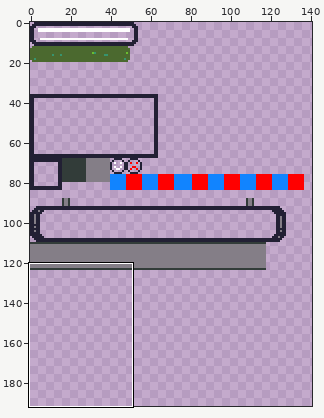
Edited in one commit: sprite sheet (src/public/assets/img/ui/ui.png). The first picture is a wide view before the edit; the outline marks the close-up.
Close-up. Old version:
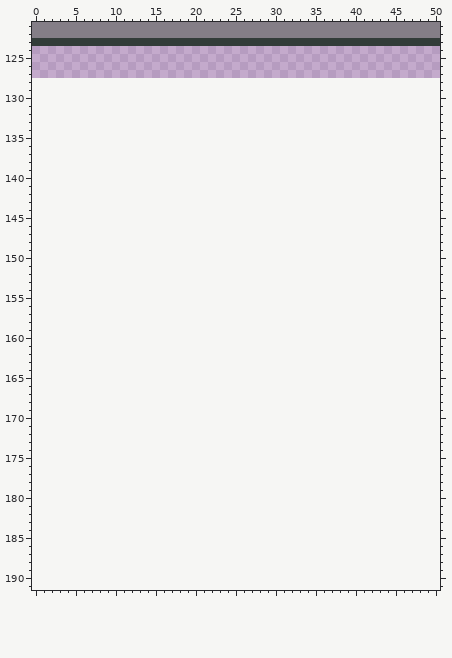
The file is 144x128 pixels. Shown: x 0..50, y 121..191. The old version is drawn lined up with the new one, on the new canvas. The wide view leaves out empty margins.
The same view after the edit:
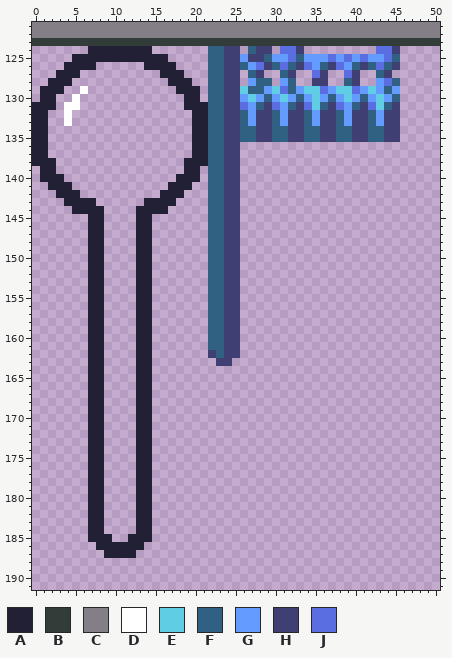
Palette (. is transparent): A #222034  B #323c39  C #847e87  D #ffffff  E #5fcde4  F #306082  G #639bff  H #3f3f74  J #5b6ee1
Log entry: added animation on kelvinbar
Edits made:
canvas 144x128 -> 144x256
@@ x 0..50 @@
 123 BBBBBBBBBBBBBBBBBBBBBBBBBBBBBBBBBBBBBBBBBBBBBBBBBBB
-124 ...................................................
-125 ...................................................
-126 ...................................................
-127 ...................................................
-128 ...................................................
-129 ...................................................
-130 ...................................................
-131 ...................................................
-132 ...................................................
-133 ...................................................
-134 ...................................................
-135 ...................................................
-136 ...................................................
-137 ...................................................
-138 ...................................................
-139 ...................................................
-140 ...................................................
-141 ...................................................
-142 ...................................................
-143 ...................................................
-144 ...................................................
-145 ...................................................
-146 ...................................................
-147 ...................................................
-148 ...................................................
-149 ...................................................
-150 ...................................................
-151 ...................................................
-152 ...................................................
-153 ...................................................
-154 ...................................................
-155 ...................................................
-156 ...................................................
-157 ...................................................
-158 ...................................................
-159 ...................................................
-160 ...................................................
-161 ...................................................
-162 ...................................................
-163 ...................................................
-164 ...................................................
-165 ...................................................
-166 ...................................................
-167 ...................................................
-168 ...................................................
-169 ...................................................
-170 ...................................................
-171 ...................................................
-172 ...................................................
-173 ...................................................
-174 ...................................................
-175 ...................................................
-176 ...................................................
-177 ...................................................
-178 ...................................................
-179 ...................................................
-180 ...................................................
-181 ...................................................
-182 ...................................................
-183 ...................................................
-184 ...................................................
-185 ...................................................
-186 ...................................................
-187 ...................................................
+124 .......AAAAAAAA.......FFHH.FHH.JJH.........JJH.....
+125 .....AAAAAAAAAAAA.....FFHHGHHFGGJFGGGJGJGJGGJF.....
+126 ....AAAA......AAAA....FFHHFGJHFJFHJGFHJGFHFJFH.....
+127 ...AAA..........AAA...FFHH.FH..FH..JH..JH..FH......
+128 ..AAA............AAA..FFHH.GFF.GF..HH..FH..GJF.....
+129 .AAA..D...........AAA.FFHHEFFGEJFGEEJGEEJGEGFG.....
+130 .AA..D.............AA.FFHHGEGFGEGFGEGFGEGFGEGF.....
+131 AAA.DD.............AAAFFHHJGFHJGFHJEFHJGFHJEFH.....
+132 AA..D...............AAFFHHFGHHFGHHFGHHFGHHFGHH.....
+133 AA..D...............AAFFHHFGHHFGHHFGHHFGHHFGHH.....
+134 AA..................AAFFHHFFHHFFHHFFHHFFHHFFHH.....
+135 AA..................AAFFHHFFHHFFHHFFHHFFHHFFHH.....
+136 AA..................AAFFHH.........................
+137 AA..................AAFFHH.........................
+138 AAA................AAAFFHH.........................
+139 .AA................AA.FFHH.........................
+140 .AAA..............AAA.FFHH.........................
+141 ..AAA............AAA..FFHH.........................
+142 ...AAA..........AAA...FFHH.........................
+143 ....AAAA......AAAA....FFHH.........................
+144 .....AAAA....AAAA.....FFHH.........................
+145 .......AA....AA.......FFHH.........................
+146 .......AA....AA.......FFHH.........................
+147 .......AA....AA.......FFHH.........................
+148 .......AA....AA.......FFHH.........................
+149 .......AA....AA.......FFHH.........................
+150 .......AA....AA.......FFHH.........................
+151 .......AA....AA.......FFHH.........................
+152 .......AA....AA.......FFHH.........................
+153 .......AA....AA.......FFHH.........................
+154 .......AA....AA.......FFHH.........................
+155 .......AA....AA.......FFHH.........................
+156 .......AA....AA.......FFHH.........................
+157 .......AA....AA.......FFHH.........................
+158 .......AA....AA.......FFHH.........................
+159 .......AA....AA.......FFHH.........................
+160 .......AA....AA.......FFHH.........................
+161 .......AA....AA.......FFHH.........................
+162 .......AA....AA.......HFHH.........................
+163 .......AA....AA........HH..........................
+164 .......AA....AA....................................
+165 .......AA....AA....................................
+166 .......AA....AA....................................
+167 .......AA....AA....................................
+168 .......AA....AA....................................
+169 .......AA....AA....................................
+170 .......AA....AA....................................
+171 .......AA....AA....................................
+172 .......AA....AA....................................
+173 .......AA....AA....................................
+174 .......AA....AA....................................
+175 .......AA....AA....................................
+176 .......AA....AA....................................
+177 .......AA....AA....................................
+178 .......AA....AA....................................
+179 .......AA....AA....................................
+180 .......AA....AA....................................
+181 .......AA....AA....................................
+182 .......AA....AA....................................
+183 .......AA....AA....................................
+184 .......AA....AA....................................
+185 .......AAA..AAA....................................
+186 ........AAAAAA.....................................
+187 .........AAAA......................................
 188 ...................................................
